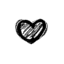
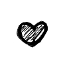
Revision of a layered (64, 64) image; what changed, layer by layer:
removed layer "Pasted Layer #3" over [14, 18, 48, 48]
removed layer "Pasted Layer #2" over [14, 18, 48, 48]
removed layer "Pasted Layer #1" over [14, 18, 48, 48]
added layer "Empty" above "Layer" over [14, 20, 48, 48]
